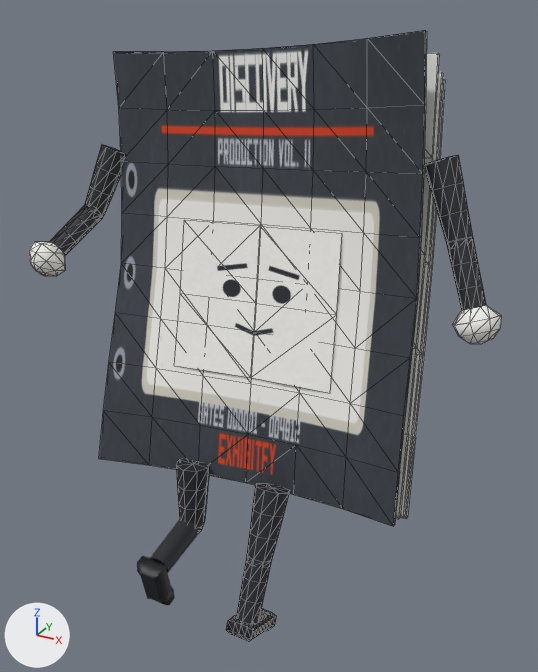
The glTF model build/enemies/enemy_binder.glb, before and after one commit.
Camera for both pictures: a 50 mm camera at (0.492, -0.724, 0.81) aimed at (0.031, 0.114, 0.391). Every picture has the same lights, and +X, +Y and +Z are marked at lower left. The first picture is the older version. Mesh edges are drawn as thin lines on the coarser meshes. Where no turn or scale is listed for an object, it has been applied to the vertices.

Objects in the first picture: 'Arm_L', 'Arm_R', 'Body', 'Face_Calm', 'Forearm_L', 'Forearm_R', 'Leg_L', 'Leg_R', 'Shin_L', 'Shin_R'.
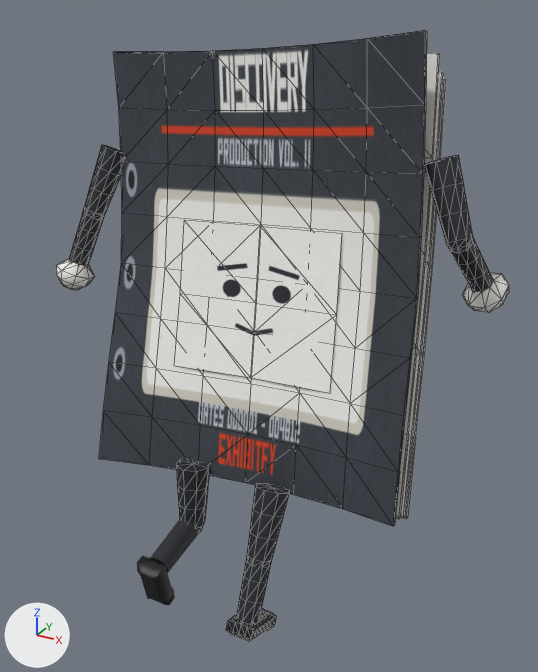
Boxes (x1, y1, x2, y2) around the edits, measured in the pictures (538 x 672 px):
'Forearm_R', turned: before (447, 237, 501, 344); after (448, 239, 509, 313)
'Forearm_L', turned: before (29, 205, 102, 276); after (56, 208, 105, 290)
'Arm_L', turned: before (84, 144, 124, 217); after (84, 144, 124, 215)

What changed in the scene script:
```text
Change ob_arm_l:
    ob_arm_l.rotation_euler: (-0.103, 0.313, -0.032) -> (-0.0936, 0.314, -0.0291)  # degrees (-5.9, 18, -1.8) -> degrees (-5.4, 18, -1.7)
Change ob_forearm_l:
    ob_forearm_l.rotation_euler: (-0.639, 0.0, 0.0) -> (0.0383, 0.0, 0.0)  # degrees (-37, 0, 0) -> degrees (2.2, 0, 0)
Change ob_forearm_r:
    ob_forearm_r.rotation_euler: (-0.0839, 0.0, 0.0) -> (0.742, 0.0, 0.0)  # degrees (-4.8, 0, 0) -> degrees (43, 0, 0)
```
